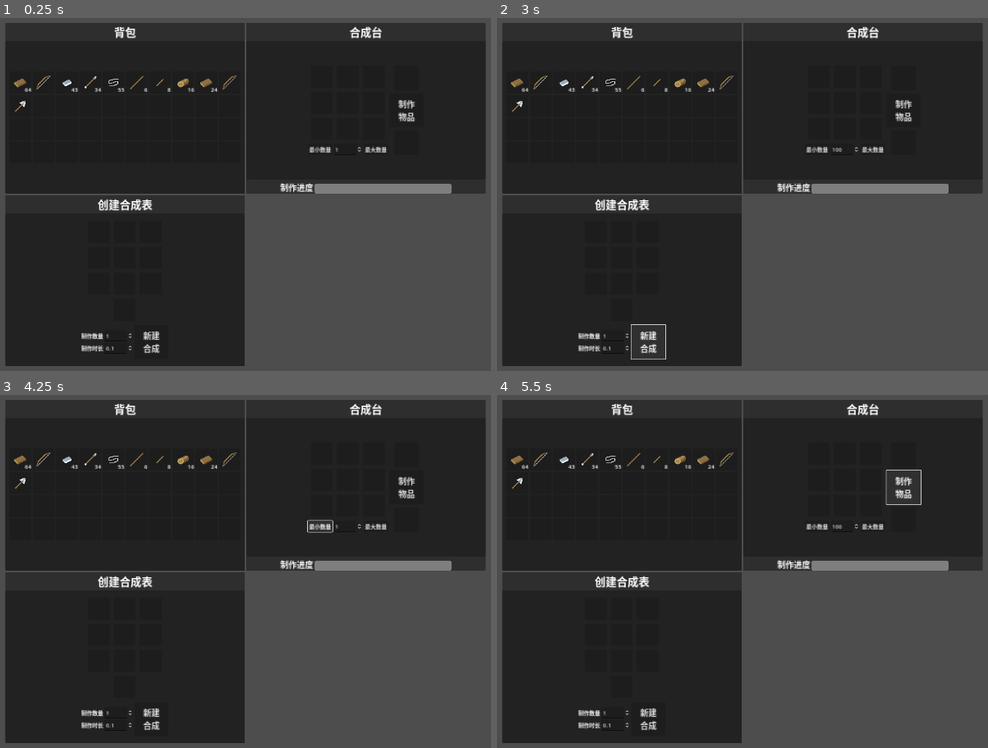
Above: before the commit, frames 1-4 (two rows, left to right).
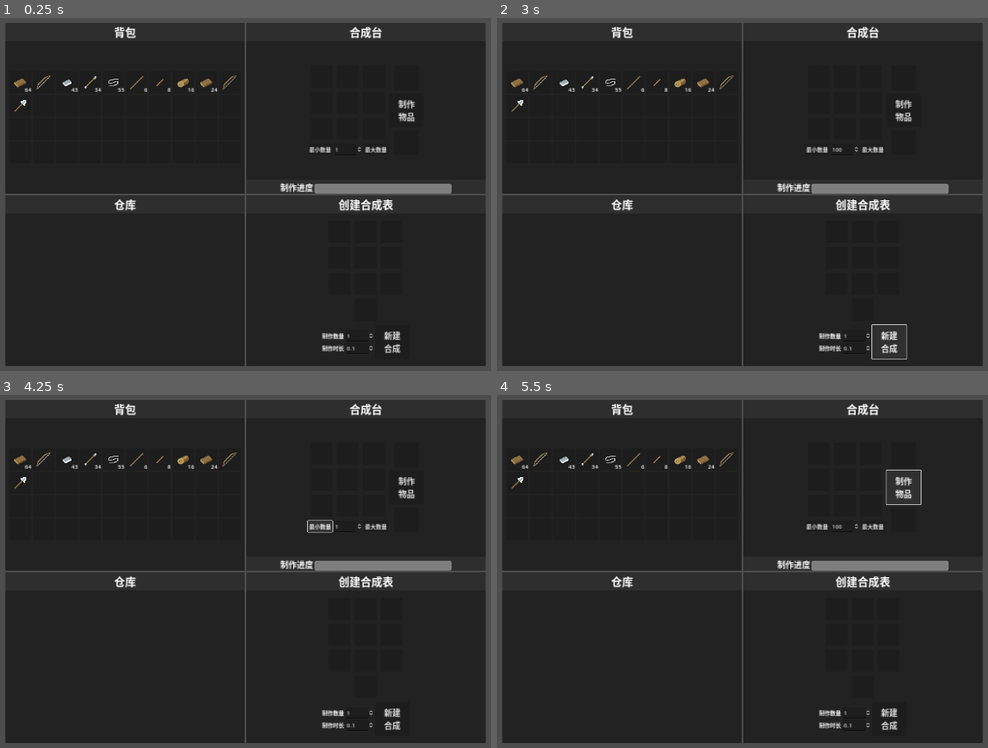
Above: after the commit, the same moments.

Repository: DeerLuuu/Backpack-and-synthesis-system
Game: Godot game, scene res://scene/world/world.tscn
The game is run twice, just before and just after one commit, with the same random seed, the same clock (stepped at 60 frames per second) and the same inputs.
Inputs:
- Up to frame 1 (0.25 s): no input
- Up to frame 2 (3 s): click "最小数量" at 0.5 s; click "最大数量" at 1.25 s; click "制作 物品" at 2 s; click "新建 合成" at 2.75 s
- Up to frame 3 (4.25 s): click "最小数量" at 3.5 s
- Up to frame 4 (5.5 s): click "最大数量" at 4.25 s; click "制作 物品" at 5 s

The runs differ from the first frame. In frame 1, 24% of the frame differs, in the area x 2-99%, y 23-99%; in frame 2, 24%; in frame 3, 24%; in frame 4, 24%.
Error in both runs: Invalid access to property or key 'item_name' on a base object of type 'Nil'. (res://scene/world/create_craft_interface.gd:96)

Commit message:
添加一些新物品，修改了背包UI

Diff:
--- a/scene/world/ui_hbox_container.gd
+++ b/scene/world/ui_hbox_container.gd
@@ -45,6 +45,7 @@
 		if event.is_action_pressed("interact"):
 			craft_panel.visible = ! craft_panel.visible
 
+
 func _unhandled_input(_event: InputEvent) -> void:
 	pass
 #endregion
--- a/scene/world/world.tscn
+++ b/scene/world/world.tscn
@@ -227,11 +227,36 @@
 show_percentage = false
 
 [node name="OtherBackpackPanel" type="PanelContainer" parent="UI/UIGridContainer"]
-visible = false
 custom_minimum_size = Vector2(700, 500)
 layout_mode = 2
 size_flags_horizontal = 6
 size_flags_vertical = 6
+
+[node name="MarginContainer" type="MarginContainer" parent="UI/UIGridContainer/OtherBackpackPanel"]
+layout_mode = 2
+
+[node name="VBoxContainer" type="VBoxContainer" parent="UI/UIGridContainer/OtherBackpackPanel/MarginContainer"]
+layout_mode = 2
+
+[node name="CreateCraftTitle" type="Label" parent="UI/UIGridContainer/OtherBackpackPanel/MarginContainer/VBoxContainer"]
+layout_mode = 2
+size_flags_vertical = 0
+text = "仓库"
+label_settings = SubResource("LabelSettings_kf1tx")
+horizontal_alignment = 1
+vertical_alignment = 1
+
+[node name="InventoryBG" type="PanelContainer" parent="UI/UIGridContainer/OtherBackpackPanel/MarginContainer/VBoxContainer"]
+layout_mode = 2
+size_flags_vertical = 3
+
+[node name="InventoryInterface" type="GridContainer" parent="UI/UIGridContainer/OtherBackpackPanel/MarginContainer/VBoxContainer/InventoryBG"]
+layout_mode = 2
+size_flags_horizontal = 4
+size_flags_vertical = 4
+theme_override_constants/h_separation = 4
+theme_override_constants/v_separation = 4
+columns = 10
 
 [node name="CreateCraftPanel" type="PanelContainer" parent="UI/UIGridContainer"]
 custom_minimum_size = Vector2(700, 500)
Binary file changed: asset/item.png
